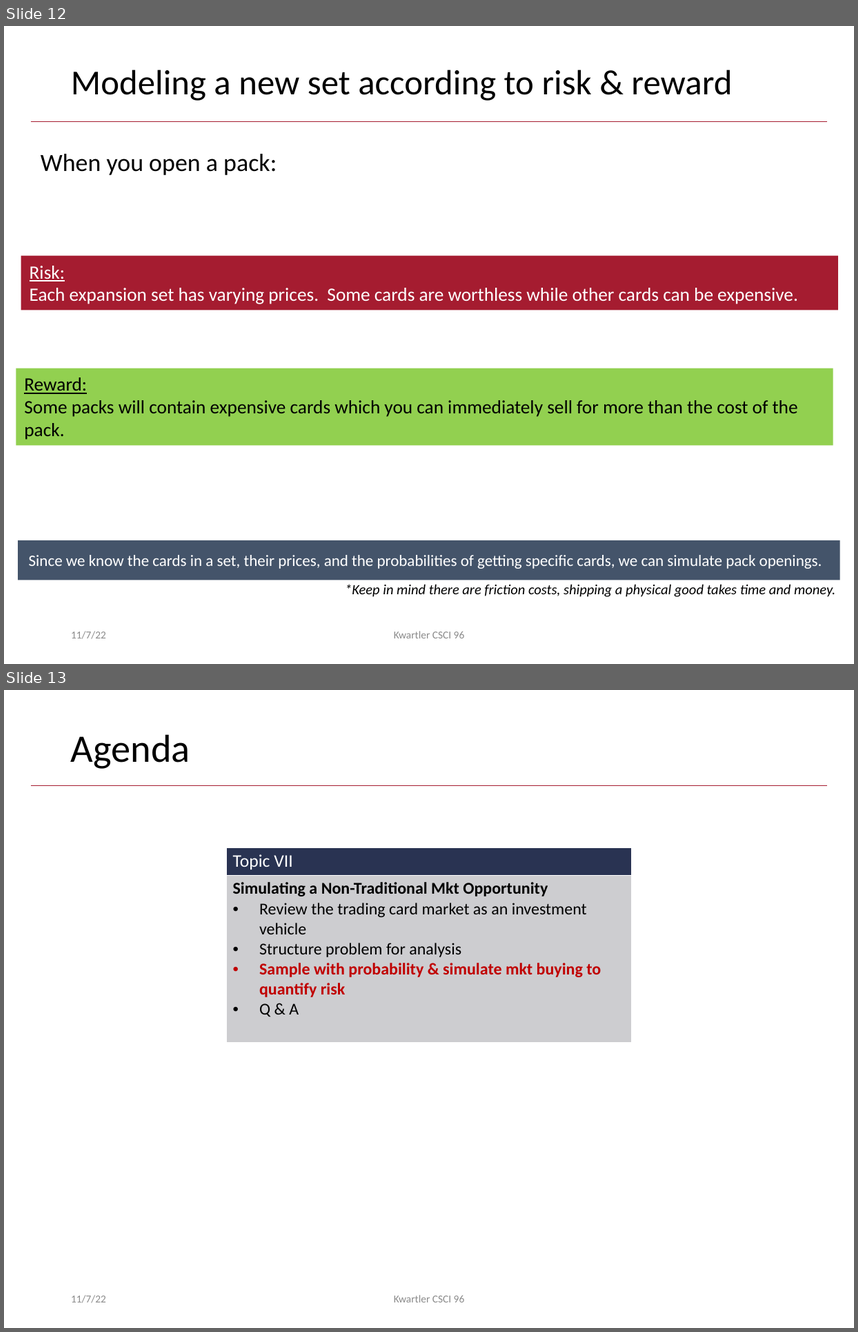
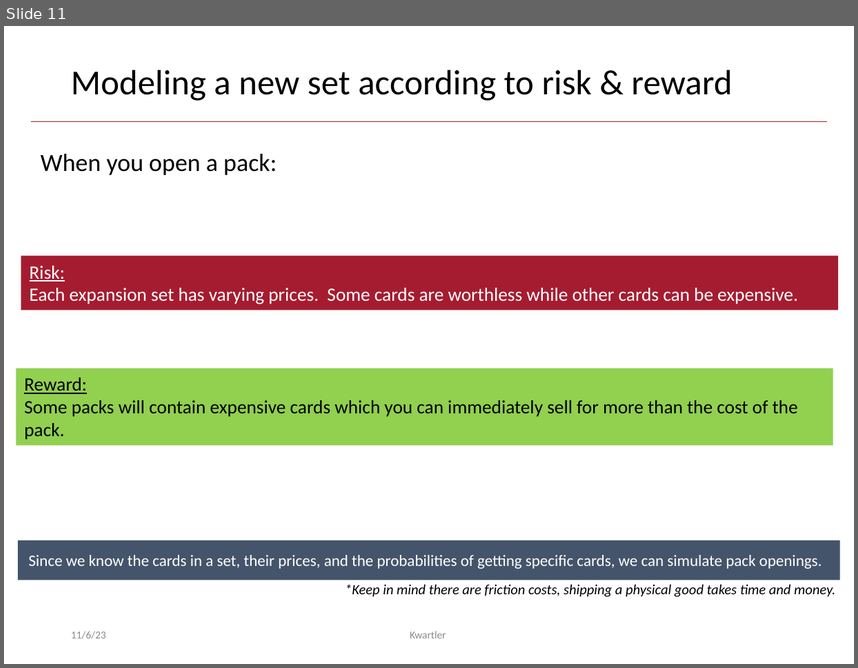
Before and after one commit to kwartler/Harvard_DataMining_Business_Student, a slide deck: Lessons/H_Equities_CreditModeling/C_NonTraditionalMkts.pptx. Shown one above the other, each under a label of ours: slides 12 and 13 before the commit, slide 11 after it. The pictures are 858x1332 and 858x668 pixels, drawn with LibreOffice and Linux fonts; fonts in the diff are those of the drawing; background and template pictures are left out. Boxes give left, top, right and bottom in pixels: in the first picture for what was removed or moved away, otherwise in the second. Text is boxed around its words. In the diff, an @@ line names an element or a change of style, - is before the commit and + after.

```diff
--- a/Lessons/H_Equities_CreditModeling/C_NonTraditionalMkts.pptx
+++ b/Lessons/H_Equities_CreditModeling/C_NonTraditionalMkts.pptx
@@ slide 13 removed at [4,690,854,1328], background #FFFFFF; not listed: 1 template element that a slide beside it also shows @@
@@ title removed at [71,734,190,769] @@
-Agenda
@@ table removed at [227,847,632,1041], 2 rows, 1 columns @@
-Topic VII
-Simulating a Non-Traditional Mkt Opportunity / Review the trading card market as an investment vehicle / Structure problem for analysis / Sample with probability & simulate mkt buying to quantify risk / Q & A
@@ text removed at [71,1294,106,1303] @@
-11/7/22
@@ text removed at [394,1294,465,1302] @@
-Kwartler CSCI 96
@@ what was slide 12 is now slide 11 @@
@@ slide 11 changed as well @@
@@ text at [71,630,106,639]: text changed @@
-11/7/22
+11/6/23
@@ text at [410,630,446,638]: text changed @@
-Kwartler CSCI 96
+Kwartler
```
Also in this commit, not shown: 12 other slides changed, 1 other slide removed, 2 other files.
